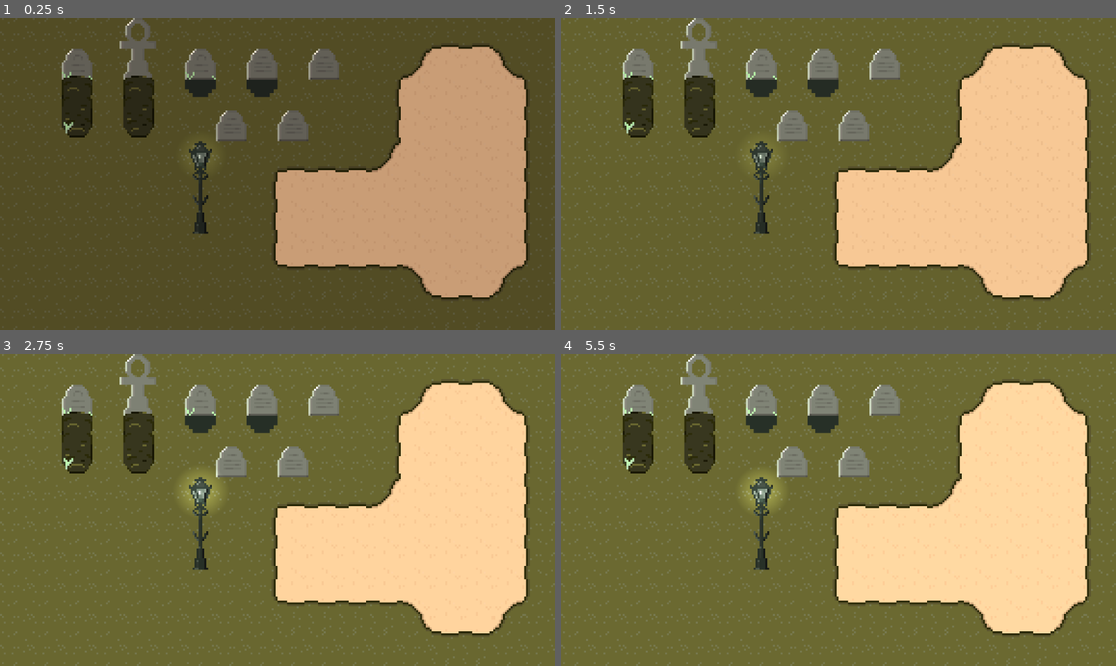
Above: before the commit, frames 1-4 (two rows, left to right).
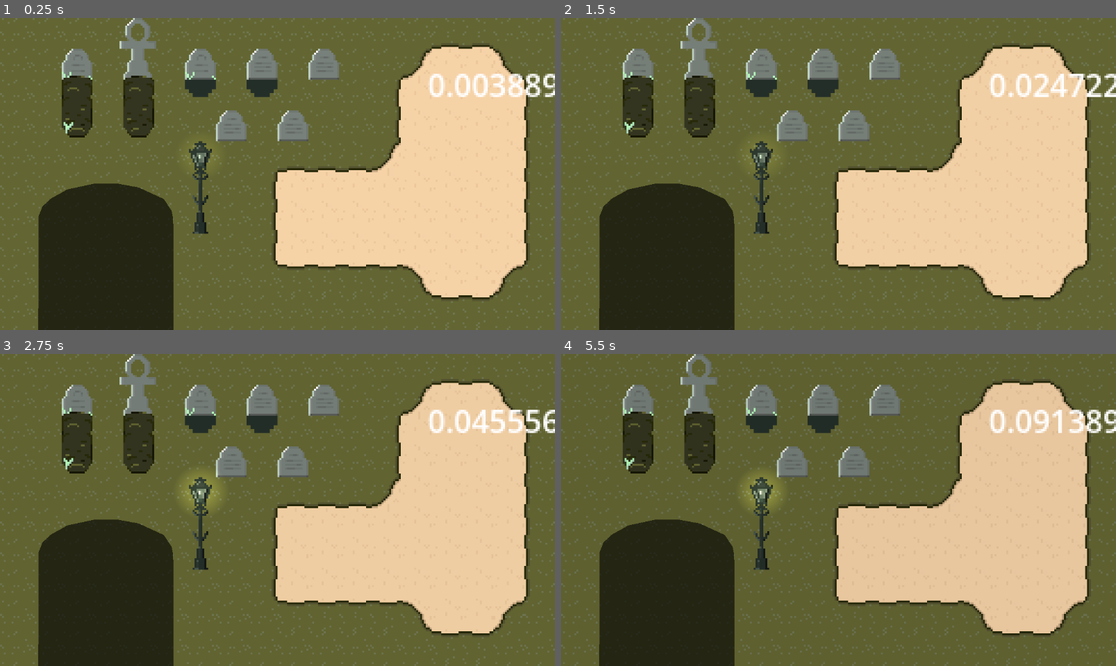
Above: after the commit, the same moments.

Repository: sstrac/shadow_hunters
Game: Godot game, scene res://Scenes/DaylightCycle.tscn
Two runs of this game, one before a commit and one after it. Both use one fixed random seed, a clock stepped at 60 frames per second and the inputs below.
Inputs:
- Up to frame 1 (0.25 s): no input
- Up to frame 2 (1.5 s): hold D (right) 0.53-1.28 s; hold Down (down) from 1.28 s (still down)
- Up to frame 3 (2.75 s): release Down (down) at 2.03 s; hold D (right) from 2.03 s (still down)
- Up to frame 4 (5.5 s): release D (right) at 2.78 s; hold Up (up) 2.78-3.53 s; hold A (left) 3.53-5.03 s; hold Down (down) from 5.03 s (still down)

The runs differ from the first frame. In frame 1, 95% of the frame differs, in the area x 0-100%, y 0-100%; in frame 2, 12%; in frame 3, 12%; in frame 4, 13%.

Commit message:
Working daylight progress tracker

Diff:
--- a/Assets/RadialLight.tres
+++ b/Assets/RadialLight.tres
@@ -1,5 +1,5 @@
 [gd_resource type="Gradient" format=3 uid="uid://cxsh6ab5s73k"]
 
 [resource]
-offsets = PackedFloat32Array(0.037234068, 0.5)
-colors = PackedColorArray(1, 1, 1, 1, 0, 0, 0, 1)
+offsets = PackedFloat32Array(0, 0.5)
+colors = PackedColorArray(1, 0.9607843, 0.6039216, 1, 0, 0, 0, 1)
--- a/Scenes/DaylightCycle.tscn
+++ b/Scenes/DaylightCycle.tscn
@@ -1,8 +1,9 @@
-[gd_scene load_steps=4 format=4 uid="uid://kgv5wx7dpdi5"]
+[gd_scene load_steps=5 format=4 uid="uid://kgv5wx7dpdi5"]
 
-[ext_resource type="Script" uid="uid://c8muxr8qha6vh" path="res://Scenes/daylight_cycle.gd" id="1_d6m41"]
+[ext_resource type="Script" uid="uid://c8muxr8qha6vh" path="res://Scripts/daylight_cycle.gd" id="1_d6m41"]
 [ext_resource type="TileSet" uid="uid://co64dlqtbmbo2" path="res://Assets/main_tilemap.tres" id="1_qd5cb"]
 [ext_resource type="PackedScene" uid="uid://3qp0btdn4wnf" path="res://Scenes/RadialLight.tscn" id="2_d6m41"]
+[ext_resource type="PackedScene" uid="uid://by5jn3gf7gt3k" path="res://Scenes/Shadow.tscn" id="4_61p2e"]
 
 [node name="DaylightCycle" type="Node2D" node_paths=PackedStringArray("dir_light")]
 script = ExtResource("1_d6m41")
@@ -17,10 +18,11 @@
 tile_set = ExtResource("1_qd5cb")
 
 [node name="DirectionalLight2D" type="DirectionalLight2D" parent="."]
-color = Color(0.9059998, 0.84299976, 0.7529998, 1)
+color = Color(0.73419595, 0.6763912, 0.6250225, 1)
+shadow_enabled = true
 
 [node name="CanvasModulate" type="CanvasModulate" parent="."]
-color = Color(0.6052743, 0.6052743, 0.6052743, 1)
+color = Color(0.5053437, 0.5053442, 0.50534385, 1)
 
 [node name="RadialLight" parent="." instance=ExtResource("2_d6m41")]
 position = Vector2(104, 71.00001)
@@ -30,3 +32,12 @@
 zoom = Vector2(4, 4)
 limit_left = 0
 limit_top = 0
+
+[node name="Label" type="Label" parent="."]
+offset_left = 222.0
+offset_top = 23.0
+offset_right = 262.0
+offset_bottom = 46.0
+
+[node name="Shadow" parent="." instance=ExtResource("4_61p2e")]
+position = Vector2(20, 85)
--- a/Scenes/RadialLight.tscn
+++ b/Scenes/RadialLight.tscn
@@ -7,7 +7,7 @@
 gradient = ExtResource("1_pshx0")
 fill = 1
 fill_from = Vector2(0.508547, 0.51282054)
-fill_to = Vector2(-0.043693293, 0)
+fill_to = Vector2(-0.009057573, 0)
 
 [sub_resource type="Animation" id="Animation_mx8kq"]
 length = 0.001
--- a/Scenes/Shadow.tscn
+++ b/Scenes/Shadow.tscn
@@ -1,24 +1,20 @@
-[gd_scene load_steps=4 format=3 uid="uid://by5jn3gf7gt3k"]
+[gd_scene load_steps=3 format=3 uid="uid://by5jn3gf7gt3k"]
 
 [ext_resource type="Script" uid="uid://dpl6h0i5p7us1" path="res://Scripts/shadow.gd" id="1_wjdoq"]
-[ext_resource type="Shader" uid="uid://c6n3fp0pl0ynt" path="res://Assets/circle.gdshader" id="2_8pobm"]
 
-[sub_resource type="ShaderMaterial" id="ShaderMaterial_hrfku"]
-shader = ExtResource("2_8pobm")
+[sub_resource type="OccluderPolygon2D" id="OccluderPolygon2D_r85s8"]
+polygon = PackedVector2Array(15, 4, 29, 1, 41, 1, 52, 3, 65, 9, 69, 15, 70, 20, 68, 25, 65, 29, 56, 34, 42, 36, 26, 36, 13, 33, 4, 28, 1, 22, 0, 18, 2, 13, 6, 9)
 
 [node name="Shadow" type="Area2D"]
 script = ExtResource("1_wjdoq")
-
-[node name="ColorRect" type="ColorRect" parent="."]
-modulate = Color(0, 0, 0, 0.23529412)
-material = SubResource("ShaderMaterial_hrfku")
-offset_right = 70.0
-offset_bottom = 37.0
 
 [node name="CollisionPolygon2D" type="CollisionPolygon2D" parent="."]
 position = Vector2(36, 17.000002)
 scale = Vector2(0.92763156, 1.476264)
 polygon = PackedVector2Array(4, -11, 16, -10, 23, -8, 32, -5, 36, -2, 37, 1, 36, 4, 32, 7, 24, 10, 16, 12, 6, 13, -5, 13, -16, 12, -26, 10, -34, 7, -38, 4, -39, 1, -38, -2, -32, -6, -23, -9, -16, -10, -8, -11)
 
+[node name="LightOccluder2D" type="LightOccluder2D" parent="."]
+occluder = SubResource("OccluderPolygon2D_r85s8")
+
 [connection signal="body_entered" from="." to="." method="_on_body_entered"]
 [connection signal="body_exited" from="." to="." method="_on_body_exited"]
--- a/Scenes/daylight_cycle.gd
+++ /dev/null
@@ -1,28 +0,0 @@
-extends Node2D
-
-const DAWN = Color(0.442, 0.324, 0.285, 1.0)
-const MIDDAY = Color(0.906, 0.843, 0.753,  1.0)
-const NIGHT = Color(0, 0, 0, 1.0)
-
-@export var dir_light: DirectionalLight2D
-
-var closest_time_of_day = DAWN
-
-func _ready() -> void:
-	dir_light.color = DAWN
-
-func _process(delta: float) -> void:
-	print(dir_light.color)
-	if dir_light.color.is_equal_approx(DAWN):
-		closest_time_of_day = DAWN
-	elif dir_light.color.is_equal_approx(MIDDAY):
-		closest_time_of_day = MIDDAY
-	elif dir_light.color.is_equal_approx(NIGHT):
-		closest_time_of_day = NIGHT
-
-	if closest_time_of_day == MIDDAY:
-		dir_light.color = lerp(dir_light.color, NIGHT, delta)
-	elif closest_time_of_day == NIGHT:
-		dir_light.color = lerp(dir_light.color, DAWN, delta)
-	elif closest_time_of_day == DAWN:
-		dir_light.color = lerp(dir_light.color, MIDDAY, delta)
--- /dev/null
+++ b/Scripts/daylight_cycle.gd
@@ -0,0 +1,15 @@
+extends Node2D
+
+const MORNING = Color(0.9, 0.9, 0.9,  1.0)
+const NIGHT = Color(0, 0, 0, 1.0)
+
+
+@export var dir_light: DirectionalLight2D
+
+func _ready() -> void:
+	dir_light.color = MORNING
+
+func _process(delta: float) -> void:
+	get_node("Label").set_text('%f' % GameProgression.day_progress)
+
+	dir_light.color = lerp(MORNING, NIGHT, GameProgression.day_progress )
--- /dev/null
+++ b/Scripts/game_progression.gd
@@ -0,0 +1,13 @@
+extends Node
+
+const MAX_DAY_PROGRESS = 60
+
+var timer
+var day_progress
+
+func _ready() -> void:
+	timer = get_tree().create_timer(MAX_DAY_PROGRESS)
+
+
+func _process(delta: float) -> void:
+	day_progress = 1 - (timer.time_left / MAX_DAY_PROGRESS)
--- a/project.godot
+++ b/project.godot
@@ -14,6 +14,10 @@
 run/main_scene="uid://kgv5wx7dpdi5"
 config/features=PackedStringArray("4.5", "Forward Plus")
 config/icon="res://Assets/img/icon.svg"
+
+[autoload]
+
+GameProgression="*res://Scripts/game_progression.gd"
 
 [input]
 
Renamed: Scenes/daylight_cycle.gd.uid -> Scripts/daylight_cycle.gd.uid
Not shown, added: Scripts/game_progression.gd.uid
